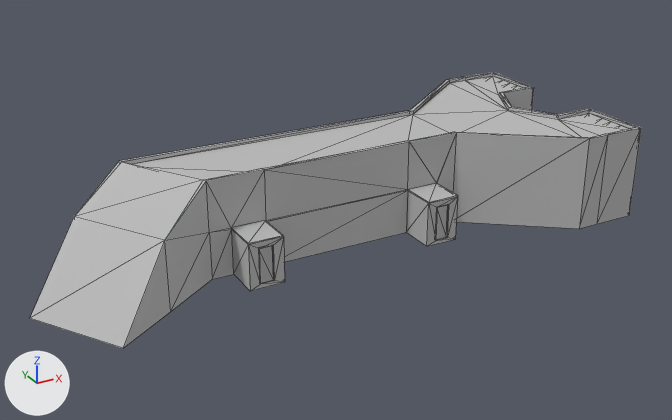
The glTF model public/models/fan/wall.glb as it was, and as the next commit left it.
The view is the same before and after, from a 50 mm lens placed at (-42.1, -38.3, 20.2), pointed at (-21.4, -0.7, 1.4). The lights are fixed; the arrows at lower left show +X, +Y and +Z. The picture after the commit comes second. Mesh edges are drawn as thin lines. Vertices at exactly the same position are counted once.

Names of what the first picture shows: '通风口'.
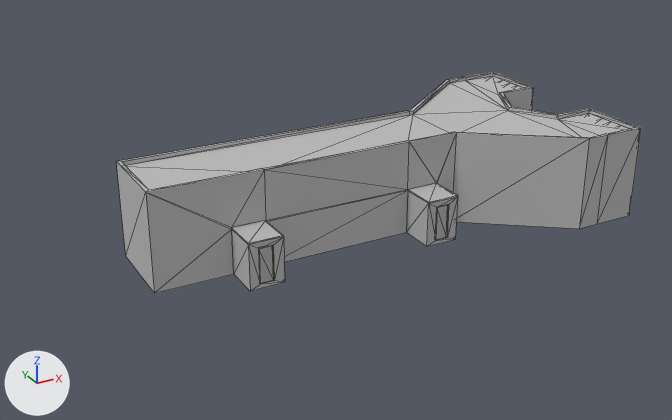
Where the newer file only moved an object's origin or applied its transform, the numbers keep the older frame.

Pixel boxes (x1, y1, x2, y2) of what changed, in the pictures (672 x 420 px):
'通风口', reshaped (14% narrower, 20% shorter)
    before: (30, 72, 641, 348)
    after: (116, 72, 641, 293)
part 1 of me_通风口, cut back
    before: (30, 111, 404, 348)
    after: (116, 111, 404, 293)

The edits, one by one:
me_通风口 is used by ob_通风口; location (-14.76, -7.47, 0.0).
me_通风口 had 310 vertices, 557 faces and spanned x -22.1..8.2, y 1.4..13.6, z 0.0..4.9.
me_通风口 now has 393 vertices, 739 faces and spans x -16.7..8.2, y 1.4..13.6, z 0.0..4.9.
Part 1, on me_通风口:
22 vertices are removed from x -22.1..4.7, y 1.5..10.0, z 0.0..4.9.
52 faces are deleted.
3 vertices move from x -16.6..-13.9, y 5.3..9.6, z 0.0..4.7 to x -16.7..-16.5, y 5.3..9.6, z 0.0..4.7.
43 vertices are added at x -16.7..5.6, y 5.0..10.0, z 0.0..4.9.
10 new vertices lie (-0.4, 0.0, 0.0) away from vertices in x 6.0, y 5.0..10.0, z 0.6..3.1.
7 new vertices lie (-5.2, -4.0, 0.0) away from vertices in x 4.7, y 12.4..13.4, z 0.6..3.4.
7 new vertices lie (-16.0, 0.0, 0.0) away from vertices in x -0.5, y 8.4..9.4, z 0.6..3.4.
6 new vertices lie (-5.2, 3.9, 0.0) away from vertices in x 4.7, y 1.6, z 0.6..3.4.
6 new vertices lie (-16.0, 0.0, 0.0) away from vertices in x -0.5, y 5.5, z 0.6..3.4.
5 new vertices lie (-1.4, -2.5, 0.0) away from vertices in x 5.6, y 10.0, z 0.6..3.1.
5 new vertices lie (-1.4, 2.4, 0.0) away from vertices in x 5.6, y 5.0, z 0.6..3.1.
16 new vertices lie (0.0, 0.0, 0.6) away from vertices in x -16.0..-13.3, y 6.1..8.8, z 0.0.
3 new faces join them, mat_bl_tyqm_096 (its picture is missing).
154 new faces join them, mat_bl_tyqm_074 (its picture is missing).
77 new faces join them, mat_bl_tydm_121 (its picture is missing).
